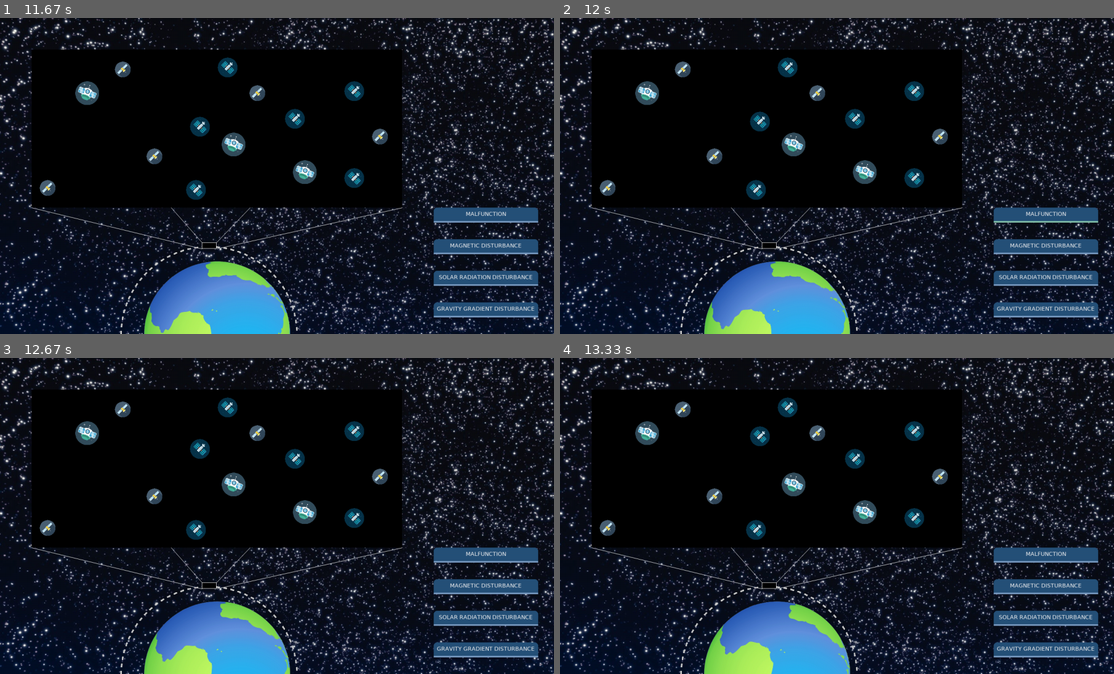
Above: before the commit, frames 1-4 (two rows, left to right).
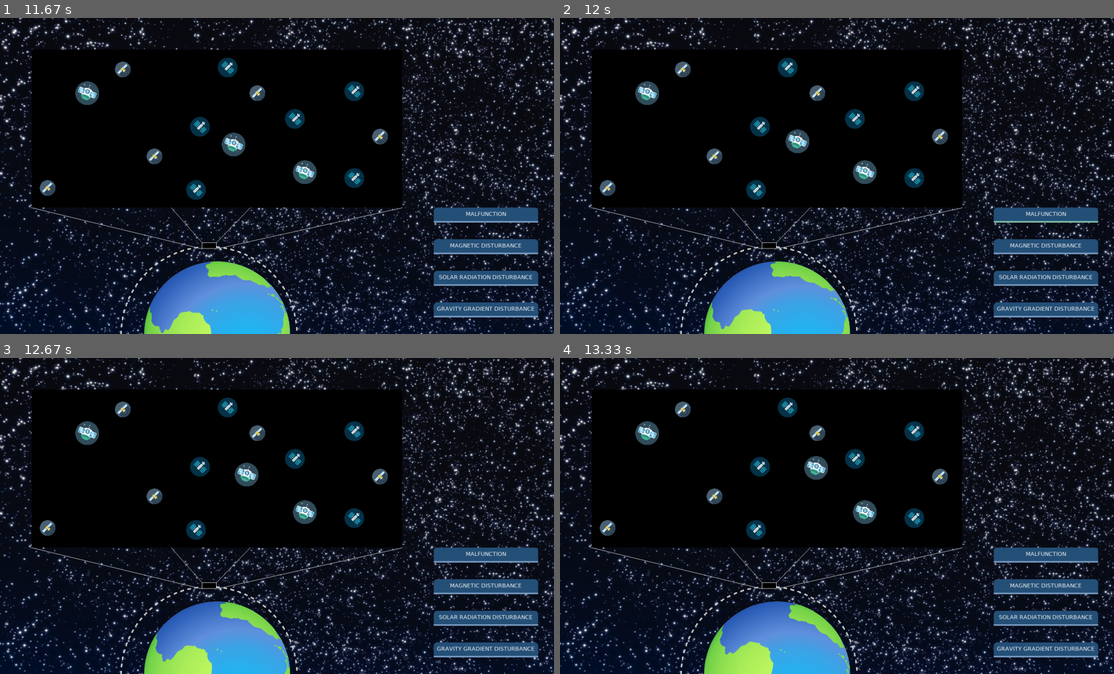
Above: after the commit, the same moments.

Repository: WesselOost/SatelliteSimulation2D
Game: pygame game, started from SatelliteSimulation/main.py
The game is run twice, just before and just after one commit, with the same random seed, the same clock (stepped at 60 frames per second) and the same inputs.
Inputs (mouse positions are in pixels of both pictures, inside the frame that each line leads up to):
- Up to frame 1 (11.67 s): click (448, 251) at 9.38 s; click (376, 280) at 9.72 s; click (243, 81) at 10.05 s; click (171, 255) at 10.38 s; click (94, 109) at 10.72 s; click (454, 103) at 11.05 s; click (138, 144) at 11.38 s
- Up to frame 2 (12 s): click (1036, 213) at 11.72 s
- Up to frame 3 (12.67 s): click (72, 613) at 12.05 s; click (271, 572) at 12.38 s
- Up to frame 4 (13.33 s): click (936, 610) at 12.72 s; click (776, 560) at 13.05 s

Frame 1 is identical in both runs. In frame 2, 0.5% of the frame differs, in the area x 34-45%, y 29-44%; in frame 3, 0.8%; in frame 4, 0.9%, in the area x 34-49%, y 21-44%.

Commit message:
move malfunctioning satellites

Diff:
--- a/SatelliteSimulation/controller.py
+++ b/SatelliteSimulation/controller.py
@@ -55,6 +55,7 @@
 
 
     def next_frame(self):
+        self.space.move_malfunctioning_satellites()
         self.gui.update(self.space.satellites)
 
     # ----------------------------------------------------------------------- #
--- a/SatelliteSimulation/model.py
+++ b/SatelliteSimulation/model.py
@@ -38,6 +38,9 @@
         self.dangerZoneShift: int = 20
         self.x = x
         self.y = y
+        self.malfunction_duration = 0
+        self.velocity_x = 0
+        self.velocity_y = 0
         self.weight = weight
         self.surface = width * height
         self.size = max(width, height)
@@ -118,13 +121,24 @@
     # ----------------------------------------------------------------------- #
     def create_disturbance(self, disturbanceType: str):
         if disturbanceType == "MALFUNCTION":
-            disturbance = threading.Thread(target=self.__create_malfunction, args=(self.satellites,))
-
-            disturbance.start()
+            # disturbance = threading.Thread(target=self.__create_malfunction, args=(self.satellites,))
+            # disturbance.start()
+            self.__create_malfunction2()
 
 
     def detect_possible_collision(self):
         pass
+
+    def move_malfunctioning_satellites(self):
+        for satellite in self.satellites:
+            if satellite.malfunction_duration > 0:
+                satellite.x += satellite.velocity_x
+                satellite.y += satellite.velocity_y
+                satellite.malfunction_duration -= 1
+                if not self.__inside_border(satellite):
+                    satellite.x -= satellite.velocity_x
+                    satellite.y -= satellite.velocity_y
+                    satellite.malfunction_duration = 0
 
 
     # ----------------------------------------------------------------------- #
@@ -200,6 +214,12 @@
         if degub:
             print(f"MALFUNCTION: {duration=} ms; direction={360-math.degrees(direction):.2f}; velocity={velocity*1000} Pixel/s")
         self.__move_satellite(start_x, start_y, duration, velocity, direction, satellite)
+
+    def __create_malfunction2(self):
+        satellite = self.satellites[random.randint(0, len(self.satellites) - 1)]
+        satellite.malfunction_duration = Disturbance().duration2
+        satellite.velocity_x = Disturbance().velocity_x
+        satellite.velocity_y = Disturbance().velocity_y
 
 
     def __move_satellite(self, start_x:int, start_y:int, duration:int, velocity:int, direction:int, satellite:Satellite):
@@ -218,17 +238,21 @@
                 break
             t = current_milli_time() - begin
 
+
 class Disturbance:
 
     def __init__(self):
         #duration in ms
         self.duration = random.randrange(100, 3000, 10)
+        self.duration2 = random.randrange(60, 120, 1)
 
         # disturbance direction in radians
         self.direction = math.radians(random.randint(1, 360))
 
         # velocity in Pixel per ms
         self.velocity = random.randint(10, 100) / 1000
+        self.velocity_x = random.uniform(-1, 1) * random.randint(1, 5)
+        self.velocity_y = random.uniform(-1, 1) * random.randint(1, 5)
 
 
 # =========================================================================== #
